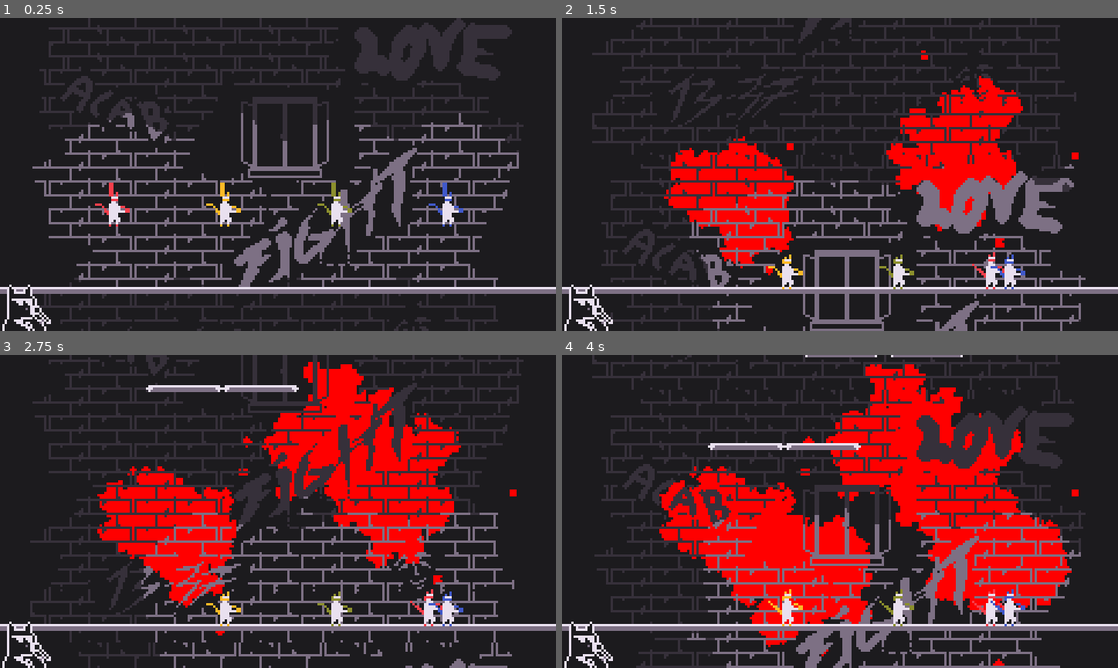
Above: before the commit, frames 1-4 (two rows, left to right).
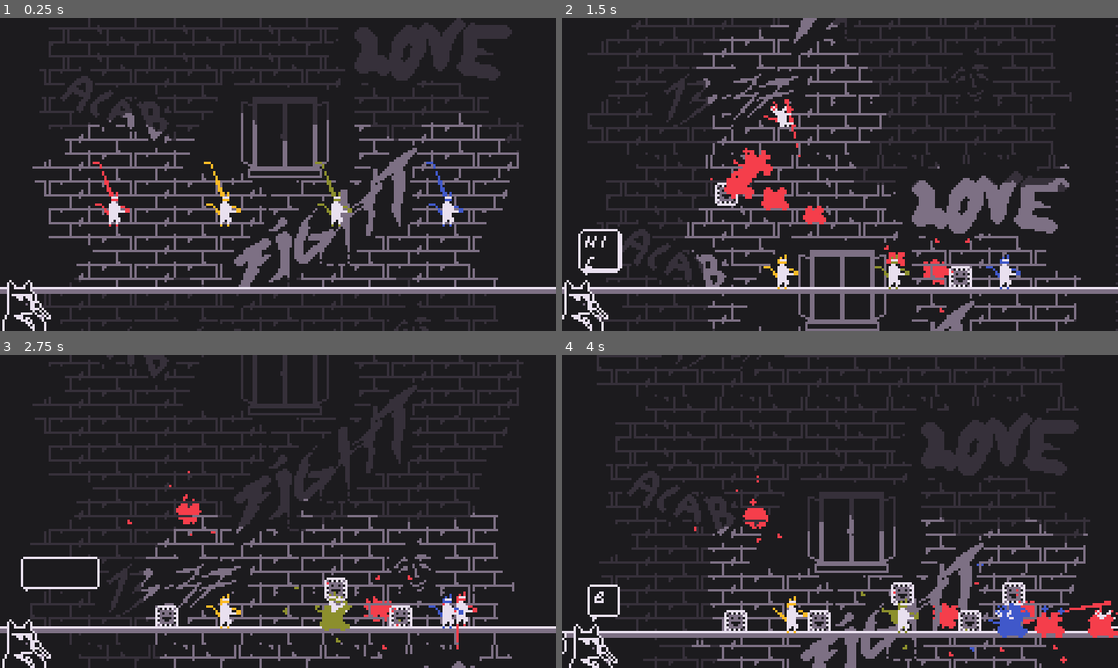
Above: after the commit, the same moments.

Repository: Daxidz/lospecjam01
Game: Godot game, scene res://src/fighter/Main.tscn
Two runs of this game, one before a commit and one after it. Both use one fixed random seed, a clock stepped at 60 frames per second and the inputs below.
Inputs (mouse positions are in pixels of both pictures, inside the frame that each line leads up to):
- Up to frame 1 (0.25 s): no input
- Up to frame 2 (1.5 s): tap Enter (ui_accept) at 0.5, 0.6, 0.77, 1.07 s; move the mouse to (962, 158) at 0.52 s; hold D (ui_right) from 0.53 s (still down); click (962, 158) at 0.67 s; move the mouse to (728, 190) at 1.27 s; tap Y (change_player) at 1.35 s; click (728, 190) at 1.42 s
- Up to frame 3 (2.75 s): tap Enter (ui_accept) at 1.52, 1.55, 1.82, 2.1 s; move the mouse to (333, 442) at 2.02 s; release D (ui_right) at 2.03 s; hold A (ui_left) from 2.03 s (still down); click (333, 442) at 2.17 s
- Up to frame 4 (4 s): move the mouse to (812, 574) at 2.77 s; release A (ui_left) at 2.78 s; hold D (ui_right) from 2.78 s (still down); tap Y (change_player) at 2.85 s; click (812, 574) at 2.92 s; tap Enter (ui_accept) at 3.02, 3.05, 3.32, 3.6, 3.77 s; move the mouse to (1006, 558) at 3.52 s; click (1006, 558) at 3.67 s

The runs differ from the first frame. In frame 1, 0.7% of the frame differs, in the area x 0-81%, y 45-100%; in frame 2, 27%; in frame 3, 36%; in frame 4, 53%, in the area x 0-100%, y 0-100%.

Commit message:
lots of small improvements

Diff:
--- a/BloodSplatter.tscn
+++ b/BloodSplatter.tscn
@@ -42,8 +42,8 @@
 direction = Vector3( 0, 0, 0 )
 spread = 180.0
 gravity = Vector3( 0, 0, 0 )
-initial_velocity = 441.92
-initial_velocity_random = 0.38
+initial_velocity = 500.0
+initial_velocity_random = 0.51
 orbit_velocity = 0.0
 orbit_velocity_random = 0.0
 angle = 100.4
@@ -52,11 +52,11 @@
 
 [node name="BloodSplatter" type="Sprite"]
 material = SubResource( 6 )
+position = Vector2( -6, 0 )
 script = ExtResource( 1 )
 
 [node name="Particles2D" type="Particles2D" parent="."]
 use_parent_material = true
-emitting = false
 amount = 12
 lifetime = 0.3
 speed_scale = 1.6
--- a/project.godot
+++ b/project.godot
@@ -8,8 +8,14 @@
 
 config_version=4
 
-_global_script_classes=[  ]
+_global_script_classes=[ {
+"base": "RigidBody2D",
+"class": "Noeud",
+"language": "GDScript",
+"path": "res://src/fighter/Noeud.gd"
+} ]
 _global_script_class_icons={
+"Noeud": ""
 }
 
 [application]
--- a/src/Main.gd
+++ b/src/Main.gd
@@ -101,6 +101,7 @@
 
 
 func _process(delta):
+#	$RibbonPhysic.position = get_global_mouse_position()
 	$FPS.text = str(Engine.get_frames_per_second())
 	for p in $Platforms.get_children():
 		if p.position.y >= $StartPlatform.position.y:
@@ -119,10 +120,10 @@
 		$Fighters.get_child(cur_fighter).control_disabled = false
 
 	if event is InputEventMouseButton and event.is_pressed():
-		spawn_splatter(event.position, Color.red)
-#		var b = Box.instance()
-#		b.position = event.position
-#		$Boxes.add_child(b)
+#		spawn_splatter(event.position, Color.red)
+		var b = Box.instance()
+		b.position = event.position
+		$Boxes.add_child(b)
 		pass
 
 func fight_end(player):
@@ -145,15 +146,18 @@
 	$SFX.position = player.position
 	$SFX.set_stream(HitSound)
 	$SFX.pitch_scale = rand_range(0.8, 1.1)
-#	$SFX.play()
+	spawn_splatter(player.position, player.color, Vector2(0.2, 0.2),Vector2(0.5, 0.5))
+	$SFX.play()
 
 
-func spawn_splatter(position: Vector2, color: Color):
+func spawn_splatter(_position: Vector2, _color: Color, _scale_big: Vector2 = Vector2(1.0, 1.0), _scale_small: Vector2 = Vector2(1.0, 1.0)):
 	var s = Splater.instance()
-	s.position = position
-	s.color = color
+	s.position = _position
+	s.color = _color
 	s.position.x = clamp(s.position.x, 0, viewport_size.x)
 	s.position.y = clamp(s.position.y, 0, viewport_size.y)
+	s.get_node("Particles2D").scale = _scale_big
+	s.get_node("SmallSplatters").scale = _scale_small
 	$Splatters.add_child(s)
 
 
@@ -164,6 +168,7 @@
 	if nb_dead == nb_players-1:
 		for f in $Fighters.get_children():
 			if f != player:
+				f.paused = true
 				fight_end(f)
 
 
--- a/src/commenter/TextBox.gd
+++ b/src/commenter/TextBox.gd
@@ -43,6 +43,8 @@
 
 	$TextBox2.rect_size.x = text.length() * 6 + 5
 	$TextBox2.rect_size.y = 10
+	$Tween.interpolate_property($TextBox2, "rect_size", Vector2(0, $TextBox2.rect_size.y), Vector2(text.length() * 6 + 5, 10), 0.5, Tween.TRANS_BOUNCE)
+	$Tween.start()
 	$TextBox2.rect_position = Vector2.ZERO
 	modulate = Color(1,1,1,1)
 
@@ -55,6 +57,8 @@
 func stop():
 	label.text = ""
 	nb_visible = 0
+
+	$Tween.connect("tween_all_completed", self, "_on_Tween_tween_all_completed")
 	$Tween.interpolate_property($TextBox2, "rect_size", $TextBox2.rect_size, Vector2(0, $TextBox2.rect_size.y), 0.5, Tween.TRANS_BOUNCE)
 #	$Tween.interpolate_property(self, "modulate", Color(1,1,1,1), Color(1,1,1,0), 0.5, Tween.TRANS_SINE)
 	$Tween.start()
@@ -64,6 +68,7 @@
 	emit_signal("closed")
 	closed = true
 	visible = false
+	$Tween.disconnect("tween_all_completed", self, "_on_Tween_tween_all_completed")
 
 
 func _on_EndTimer_timeout():
--- a/src/fighter/ArrowsManager.gd
+++ b/src/fighter/ArrowsManager.gd
@@ -54,4 +54,4 @@
 
 	for j in nb_players-i:
 		var arrow = get_child((nb_players-1)-j)
-		arrow.visible = a_visible
+		arrow.visible = false
--- a/src/fighter/Bandana.tscn
+++ b/src/fighter/Bandana.tscn
@@ -3,7 +3,7 @@
 [ext_resource path="res://src/fighter/Bandana.gd" type="Script" id=1]
 
 [node name="Bandana" type="Line2D"]
-points = PoolVector2Array( 0, 0, -6, 0, -10, 0, -13, 0, -15, 0 )
+points = PoolVector2Array( 0, 0, -6, 2.99945, -10, 2.92821, -13, 2.74024, -15, 2.44303 )
 width = 1.5
 script = ExtResource( 1 )
 freq = 2.0
--- a/src/fighter/BloodSplatter.gd
+++ b/src/fighter/BloodSplatter.gd
@@ -4,6 +4,8 @@
 
 func splater():
 	material.set_shader_param("replace_col", color)
+	$Particles2D.process_material.color = color
+	$SmallSplatters.process_material.color = color
 	$Particles2D.emitting = true
 	$Particles2D.speed_scale = 1.6
 	$SmallSplatters.speed_scale = 1.6
--- a/src/fighter/Fighter.gd
+++ b/src/fighter/Fighter.gd
@@ -20,6 +20,7 @@
 var velocity = Vector2.ZERO
 
 var speed_factor
+var paused: bool = false
 
 export (float, 0, 1.0) var base_friction = 0.2
 export (float, 0, 1.0) var knockback_friction = 0.1
@@ -33,6 +34,10 @@
 var can_rotate: bool = true
 var is_knockbacked: bool = false
 
+var jump_multiplier: float = 8
+
+var fall_multiplier: float = 0.0
+
 var controller_nb: int = -1 # assigned to a controller
 
 
@@ -40,15 +45,16 @@
 onready var anim_tree = get_node("AnimationTree")
 onready var state_machine = anim_tree["parameters/playback"]
 
+
 func _ready():
 	$Hitbox/CollisionShape2D.disabled = true
 	$Particles2D.material.set_shader_param("color", color)
 	$Sprite.material.set_shader_param("color", color)
-	$Bandana.default_color = color
 	$RibbonPhysic/Line2D.default_color = color
 	state_machine.travel("idle")
 	connect("punched", get_tree().get_root().get_node("Main"), "onPunched")
 	connect("dead", get_tree().get_root().get_node("Main"), "onDead")
+	paused = false
 
 func get_punched(enemy_pos, knockback_power):
 	var punch_vec: Vector2 = position-enemy_pos
@@ -97,6 +103,7 @@
 			cur_speed *= 0.5
 		if is_knockbacked:
 			cur_speed *= 0.1
+
 		velocity.x = lerp(velocity.x, dir * cur_speed, base_acceleration)
 	else:
 		if is_knockbacked:
@@ -114,7 +121,10 @@
 			punch()
 
 func _process(delta):
+	if paused:
+		return
 	var cur_anim: String = "idle"
+
 	if position.x > get_viewport_rect().size.x + ko_margin or position.y > get_viewport_rect().size.y +ko_margin or position.x < -ko_margin:
 		emit_signal("dead", self)
 
@@ -130,6 +140,10 @@
 		state_machine.travel(cur_anim)
 
 func _physics_process(delta):
+
+	if paused:
+		return
+
 	get_input()
 	velocity.y += cur_gravity * delta
 
@@ -138,7 +152,16 @@
 	elif is_on_floor():
 		can_jump = true
 
-	velocity = move_and_slide(velocity, Vector2.UP)
+#
+	# jump/fall mutliplier
+	if velocity.y > 0.1:
+#		velocity += Vector2.DOWN * cur_gravity * delta * fall_multiplier
+		pass
+	elif velocity.y < -0.1 && Input.is_action_just_released("ui_accept"+str(controller_nb)):
+		velocity += Vector2.DOWN * cur_gravity * delta * jump_multiplier
+		pass
+
+
 	if Input.is_action_just_pressed("ui_accept"+str(controller_nb)):
 		if control_disabled:
 			return
@@ -146,6 +169,9 @@
 			can_rotate = false
 			$JumpDirTimer.start()
 			velocity.y = jump_speed
+
+
+	velocity = move_and_slide(velocity, Vector2.UP)
 
 
 func _on_CoyoteTimer_timeout():
--- a/src/fighter/Fighter.tscn
+++ b/src/fighter/Fighter.tscn
@@ -6,7 +6,6 @@
 [ext_resource path="res://assets/img/fighter/aura.png" type="Texture" id=4]
 [ext_resource path="res://assets/img/fighter/smoke.png" type="Texture" id=5]
 [ext_resource path="res://src/fighter/Aura.gd" type="Script" id=6]
-[ext_resource path="res://src/fighter/Bandana.tscn" type="PackedScene" id=7]
 [ext_resource path="res://src/fighter/RibbonPhysic.tscn" type="PackedScene" id=8]
 
 [sub_resource type="ShaderMaterial" id=1]
@@ -42,7 +41,7 @@
 tracks/1/imported = false
 tracks/1/enabled = true
 tracks/1/keys = {
-"times": PoolRealArray( 0, 0.1, 0.24 ),
+"times": PoolRealArray( 0, 0.1, 0.18 ),
 "transitions": PoolRealArray( 1, 1, 1 ),
 "update": 1,
 "values": [ true, false, true ]
@@ -241,12 +240,12 @@
 material = SubResource( 1 )
 collision_mask = 0
 script = ExtResource( 2 )
-hit_power = 48
+hit_power = 30
 color = Color( 0.701961, 0.705882, 0.105882, 1 )
 ko_margin = 30.0
 base_friction = 0.8
 knockback_friction = 0.05
-base_acceleration = 0.2
+base_acceleration = 0.4
 knockback_time = 0.6
 
 [node name="Sprite" type="Sprite" parent="."]
@@ -254,6 +253,7 @@
 z_index = 1
 texture = ExtResource( 1 )
 hframes = 15
+frame = 1
 
 [node name="CollisionShape2D" type="CollisionShape2D" parent="."]
 position = Vector2( 0, 2 )
@@ -315,15 +315,10 @@
 process_material = SubResource( 38 )
 texture = ExtResource( 5 )
 
-[node name="Bandana" parent="." instance=ExtResource( 7 )]
-visible = false
-position = Vector2( 0, -4 )
-points = PoolVector2Array( 0, 0, -3, -0.0829033, -4, -0.351046, -5, -0.605197, -6, -0.835214 )
-displacement = 2.0
-freq = 1.0
-
 [node name="RibbonPhysic" parent="." instance=ExtResource( 8 )]
 position = Vector2( -1, -5 )
+amount = 3
+node_lenght = 3
 
 [node name="JumpDirTimer" type="Timer" parent="."]
 wait_time = 0.4
--- a/src/fighter/Main.tscn
+++ b/src/fighter/Main.tscn
@@ -34,7 +34,6 @@
 [node name="Tween" type="Tween" parent="Camera2D"]
 
 [node name="PlatformSpawner" parent="." instance=ExtResource( 1 )]
-enabled = true
 
 [node name="BG" type="Sprite" parent="."]
 material = SubResource( 1 )
@@ -78,9 +77,11 @@
 [node name="Splatters" type="Node2D" parent="."]
 
 [node name="SFX" type="AudioStreamPlayer2D" parent="."]
+volume_db = -7.068
+pitch_scale = 0.77
 
 [node name="Comentator" parent="." instance=ExtResource( 5 )]
-position = Vector2( 0, 93 )
+position = Vector2( 0, 91 )
 
 [connection signal="timeout" from="PauseTimer" to="." method="_on_PauseTimer_timeout"]
 [connection signal="timeout" from="PlatformTimer" to="." method="_on_PlatformTimer_timeout"]
--- /dev/null
+++ b/src/fighter/Noeud.gd
@@ -0,0 +1,18 @@
+extends RigidBody2D
+
+class_name Noeud
+
+
+# Declare member variables here. Examples:
+# var a = 2
+# var b = "text"
+
+
+# Called when the node enters the scene tree for the first time.
+func _ready():
+	pass # Replace with function body.
+
+
+# Called every frame. 'delta' is the elapsed time since the previous frame.
+#func _process(delta):
+#	pass
--- /dev/null
+++ b/src/fighter/Noeud.tscn
@@ -0,0 +1,15 @@
+[gd_scene load_steps=2 format=2]
+
+[ext_resource path="res://src/fighter/Noeud.gd" type="Script" id=1]
+
+[node name="Body" type="RigidBody2D"]
+position = Vector2( 0, 5 )
+mass = 0.510204
+linear_velocity = Vector2( -200, 0 )
+script = ExtResource( 1 )
+
+[node name="Joint" type="PinJoint2D" parent="."]
+node_b = NodePath("../Body")
+softness = 3.0
+
+[node name="Noeud" type="Node2D" parent="."]
--- a/src/fighter/RibbonPhysic.gd
+++ b/src/fighter/RibbonPhysic.gd
@@ -2,6 +2,7 @@
 
 var time: float = 0.0
 export var amount: int = 1
+export var node_lenght: int = 2
 
 var cnt: int = 0
 
@@ -14,35 +15,42 @@
 var rand_start: float
 
 
-export var freq: float = 4.0
+
+const Noeud = preload("res://src/fighter/Noeud.tscn")
+
+var noeuds = []
 
 
 func _physics_process(delta):
 
-#	time += delta
-#	if get_parent().velocity.length() == 0.0:
-#		var i = 0
-#		var nb_points: float = float($Line2D.points.size())
-#		for p in $Line2D.points:
-#			if i != 0:
-#				var disp = displacement * sin(2*PI*freq*time + (i *1.0/nb_points) +rand_start)
-#				var y_p = point_save[i].y + disp
-#
-#				$Line2D.set_point_position(i, Vector2(point_save[i].x, y_p))
-#			i+= 1
-#	else:
-	$Line2D.set_point_position(0, $StaticBody2D.position)
-	$Line2D.set_point_position(1, $RigidBody2D.position)
-	$Line2D.set_point_position(2, $RigidBody2D2.position)
+#	for i in amount:
+	for i in $Neuds.get_child_count():
+		if i == 0:
+			$Line2D.set_point_position(i, $StaticBody2D.position)
+		else:
+			$Line2D.set_point_position(i, $Neuds.get_child(i-1).position)
 
 
 func _ready():
 
-	time = 0.0
-	rand.randomize()
-	rand_start = 2*PI * randf()
-	$Line2D.add_point($StaticBody2D.position)
-	$Line2D.add_point($RigidBody2D.position)
-	$Line2D.add_point($RigidBody2D2.position)
 
-	point_save = $Line2D.points
+
+	for i in amount:
+		var n: Noeud = Noeud.instance()
+		n.position.y = node_lenght * i + node_lenght # to add the first bellow the static point
+		$Line2D.add_point(n.position)
+		noeuds.push_back(n)
+
+		$Neuds.add_child(n)
+
+	for i in amount:
+		var path = ""
+		if i == 0:
+			path = $StaticBody2D.get_path()
+		else:
+			path = $Neuds.get_child(i-1).get_path()
+
+		$Neuds.get_child(i).get_node("Joint").node_a = path
+		$Neuds.get_child(i).get_node("Joint").node_b = $Neuds.get_child(i).get_path()
+
+#	for n in noeuds:
--- a/src/fighter/RibbonPhysic.tscn
+++ b/src/fighter/RibbonPhysic.tscn
@@ -10,29 +10,8 @@
 
 [node name="StaticBody2D" type="StaticBody2D" parent="."]
 
-[node name="DampedSpringJoint2D2" type="PinJoint2D" parent="."]
-position = Vector2( 0, 2 )
-node_a = NodePath("../StaticBody2D")
-node_b = NodePath("../RigidBody2D")
-softness = 3.0
-
-[node name="RigidBody2D" type="RigidBody2D" parent="."]
-position = Vector2( 0, 4 )
-mass = 0.510204
-
-[node name="DampedSpringJoint2D" type="PinJoint2D" parent="."]
-position = Vector2( 0, 6 )
-node_a = NodePath("../RigidBody2D")
-node_b = NodePath("../RigidBody2D2")
-softness = 3.0
-
-[node name="RigidBody2D2" type="RigidBody2D" parent="."]
-position = Vector2( 0, 8 )
-mass = 0.510204
-applied_force = Vector2( 1, 0 )
-
 [node name="Line2D" type="Line2D" parent="."]
 width = 2.0
 width_curve = SubResource( 1 )
 
-[node name="Timer" type="Timer" parent="."]
+[node name="Neuds" type="Node2D" parent="."]
--- a/src/world/Box.gd
+++ b/src/world/Box.gd
@@ -1,12 +1,12 @@
 extends KinematicBody2D
 
 
-var gravity: int = 400
+var gravity: int = 500
 
 var velocity: Vector2
-var hit_power: int = 80
+var hit_power: int = 60
 
-var friction: float = 0.2
+var friction: float = 0.1
 
 func get_punched(enemy_pos, knockback_power):
 	var punch_vec = position-enemy_pos
@@ -15,9 +15,10 @@
 #		velocity.x -= knocback_speed
 #	else:
 #		velocity.x = knocback_speed
-	var y_rand = rand_range(-20, -10)
+	var y_rand = rand_range(-15, -10)
 	velocity = punch_vec * knockback_power
-	velocity.y += y_rand * punch_vec.length()
+	velocity.y += y_rand * punch_vec.length()*0.8
+
 	$Particles2D.emitting = true
 
 
--- a/src/world/TextBox.tscn
+++ b/src/world/TextBox.tscn
@@ -1,16 +1,28 @@
-[gd_scene load_steps=5 format=2]
+[gd_scene load_steps=7 format=2]
 
 [ext_resource path="res://src/commenter/TextBox.gd" type="Script" id=1]
 [ext_resource path="res://assets/img/commenter/textbox.png" type="Texture" id=2]
 
-[sub_resource type="DynamicFontData" id=1]
+[sub_resource type="Shader" id=1]
+code = "shader_type canvas_item;
+
+
+void fragment() {
+	COLOR = vec4(0.0, 0., 0., 0.);
+}"
+
+[sub_resource type="ShaderMaterial" id=2]
+shader = SubResource( 1 )
+
+[sub_resource type="DynamicFontData" id=3]
 font_path = "res://assets/fonts/smashcat.ttf"
 
-[sub_resource type="DynamicFont" id=2]
+[sub_resource type="DynamicFont" id=4]
 size = 5
-font_data = SubResource( 1 )
+font_data = SubResource( 3 )
 
 [node name="Node2D" type="Node2D"]
+material = SubResource( 2 )
 script = ExtResource( 1 )
 text_speed = 0.08
 
@@ -20,6 +32,7 @@
 [node name="Tween" type="Tween" parent="."]
 
 [node name="TextBox2" type="MarginContainer" parent="."]
+use_parent_material = true
 margin_right = 14.0
 margin_bottom = 16.0
 grow_horizontal = 0
@@ -70,5 +83,4 @@
 one_shot = true
 
 [connection signal="timeout" from="Timer" to="." method="_on_Timer_timeout"]
-[connection signal="tween_all_completed" from="Tween" to="." method="_on_Tween_tween_all_completed"]
 [connection signal="timeout" from="EndTimer" to="." method="_on_EndTimer_timeout"]
Not shown, added: assets/img/menu/boutons.png.import
Binary file changed: assets/img/world/box.aseprite
Binary file changed: assets/img/world/box.png
Not shown: 1 places in src/fighter/Fighter.tscn that only renumber resources
Not shown: 1 places in src/world/TextBox.tscn that only renumber resources
Not shown, added: assets/img/fighter/fighter.aseprite.bkp
